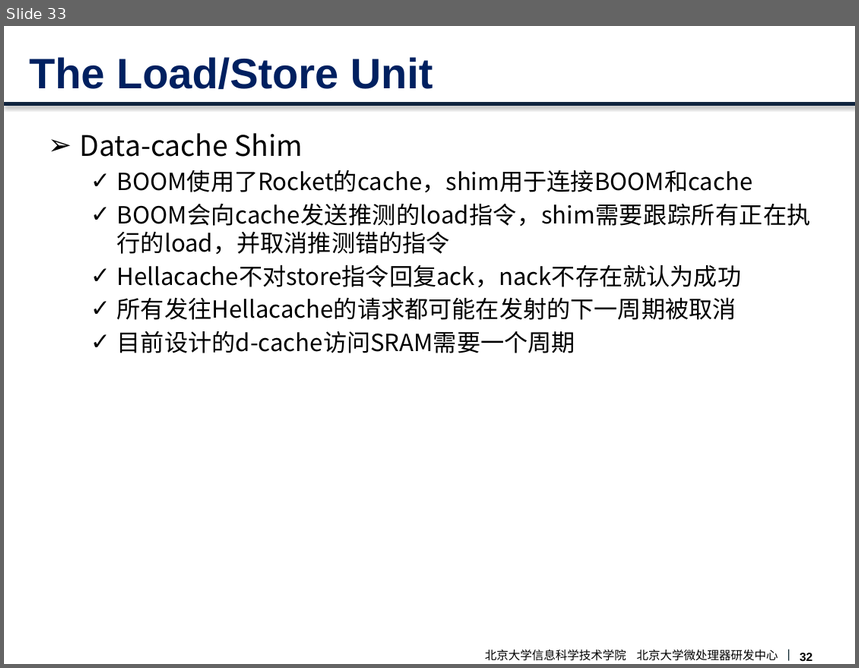
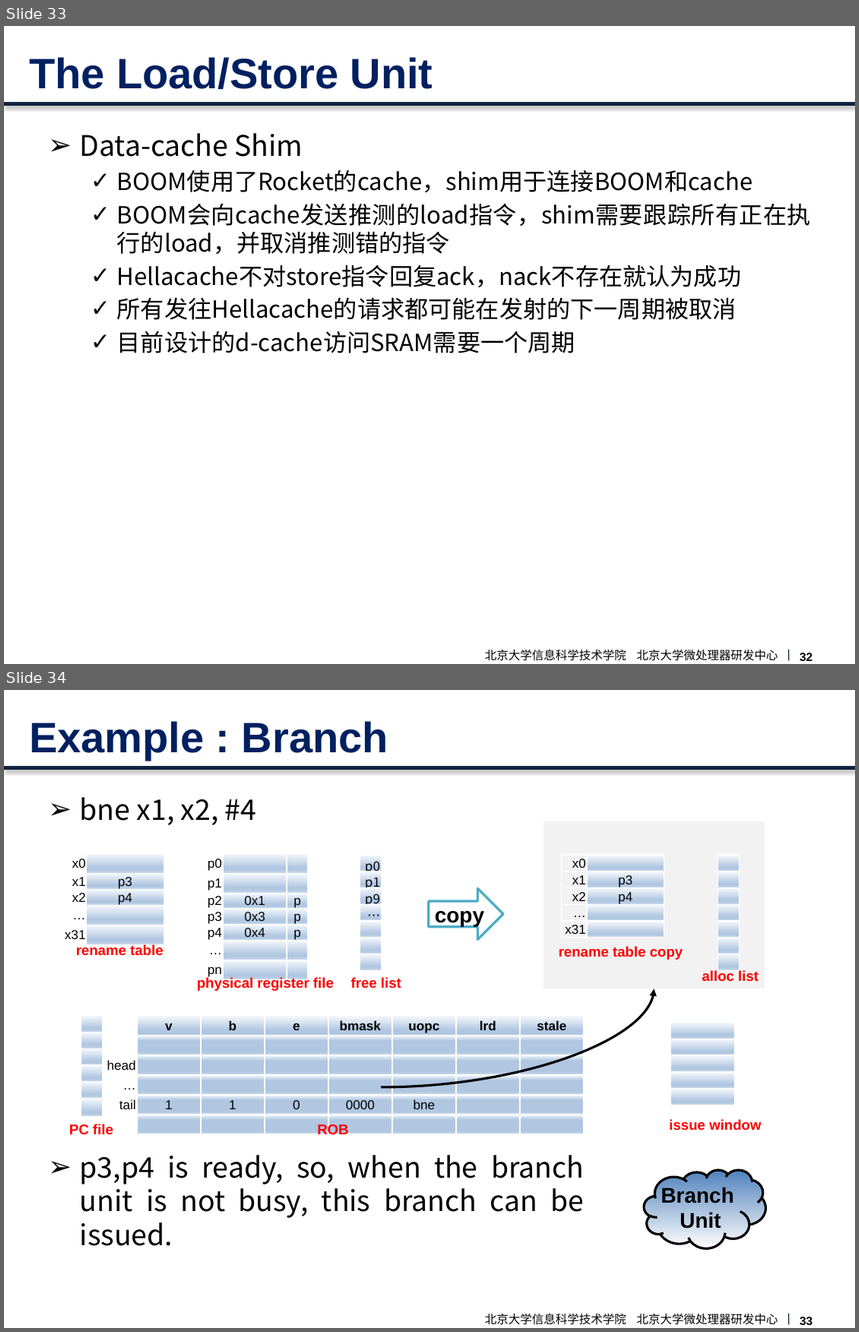
Before and after one commit to CodeATA/Docs, a slide deck: boom overview.pptx. Shown one above the other, each under a label of ours: slide 33 before the commit, slides 33 and 34 after it. The pictures are 859x668 and 859x1332 pixels, drawn with LibreOffice and Linux fonts; fonts in the diff are those of the drawing; background and template pictures are left out. Boxes give left, top, right and bottom in pixels: in the first picture for what was removed or moved away, otherwise in the second. Text is boxed around its words. In the diff, an @@ line names an element or a change of style, - is before the commit and + after.

```diff
--- a/boom overview.pptx
+++ b/boom overview.pptx
@@ slide 34 added at (4, 690, 855, 1328), background picture (left out); not listed: 4 template elements that a slide beside it also shows @@
@@ title added at (29, 721, 389, 760), 36 pt, text #002060, bold @@
+Example : Branch
@@ text added at (80, 797, 585, 1246), 24 pt, text #000000 @@
+➢ bne x1, x2, #4
+➢ p3,p4 is ready, so, when the branch unit is not busy, this branch can be issued.
@@ rectangle added at (544, 822, 765, 989), fill #F2F2F2 @@
@@ table added at (61, 853, 164, 942), 5 rows, 2 columns @@
+x0 | 
+x1 | p3
+x2 | p4
+… | 
+x31 | 
@@ table added at (202, 853, 308, 980), 7 rows, 3 columns @@
+p0 |  | 
+p1 |  | 
+p2 | 0x1 | p
+p3 | 0x3 | p
+p4 | 0x4 | p
+… |  | 
+pn |  | 
@@ table added at (360, 855, 381, 971), 7 rows, 1 columns @@
+p0
+p1
+p9
+…
+
+
+
@@ table added at (562, 855, 664, 938), 5 rows, 2 columns @@
+x0 | 
+x1 | p3
+x2 | p4
+… | 
+x31 | 
@@ table added at (718, 855, 740, 971), 7 rows, 1 columns @@
+
+
+
+
+
+
+
@@ right arrow added at (429, 888, 503, 939), fill #FFFFFF, outline #4BACC6 2 pt, 18 pt, text #000000, bold @@
+copy
@@ text added at (76, 945, 163, 956), 12 pt, text #FF0000, bold @@
+rename table
@@ text added at (559, 946, 683, 960), 12 pt, text #FF0000, bold @@
+rename table copy
@@ text added at (197, 977, 334, 992), 12 pt, text #FF0000, bold @@
+physical register file
@@ text added at (351, 977, 401, 989), 12 pt, text #FF0000, bold @@
+free list
@@ text added at (702, 970, 759, 981), 12 pt, text #FF0000, bold @@
+alloc list
@@ curved arrow added from (381, 1087) to (655, 989), #000000 2 pt @@
@@ table added at (73, 1016, 584, 1115), 6 rows, 8 columns @@
+ | v | b | e | bmask | uopc | lrd | stale
+ |  |  |  |  |  |  | 
+head |  |  |  |  |  |  | 
+… |  |  |  |  |  |  | 
+tail | 1 | 1 | 0 | 0000 | bne |  | 
+ |  |  |  |  |  |  | 
@@ table added at (82, 1016, 103, 1116), 6 rows, 1 columns @@
+
+
+
+
+
+
@@ table added at (671, 1023, 734, 1106), 5 rows, 1 columns @@
+
+
+
+
+
@@ text added at (669, 1119, 761, 1131), 12 pt, text #FF0000, bold @@
+issue window
@@ text added at (69, 1124, 113, 1135), 12 pt, text #FF0000, bold @@
+PC file
@@ text added at (317, 1123, 348, 1138), 12 pt, text #FF0000, bold @@
+ROB
@@ cloud added at (644, 1170, 766, 1249), fill gradient #4F81BD to #FFFFFF, outline #000000 2 pt, 18 pt, text #000000, bold @@
+Branch
+Unit
```
Also in this commit, not shown: 2 slides changed, 2 other files.
